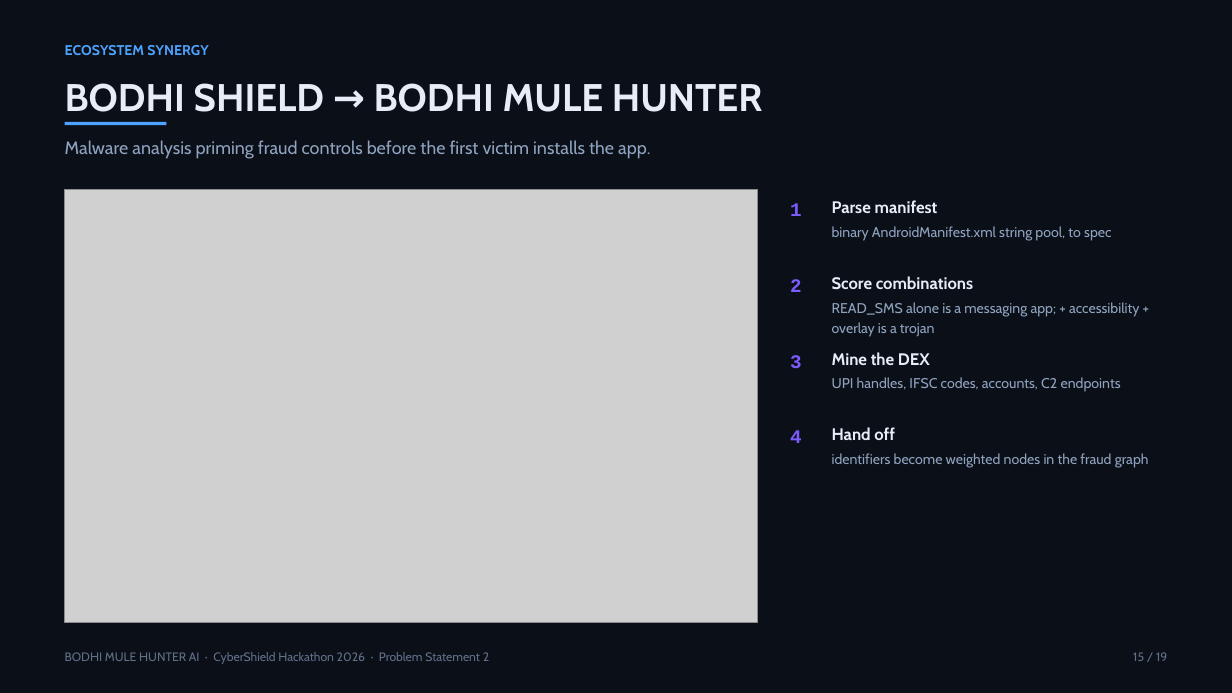
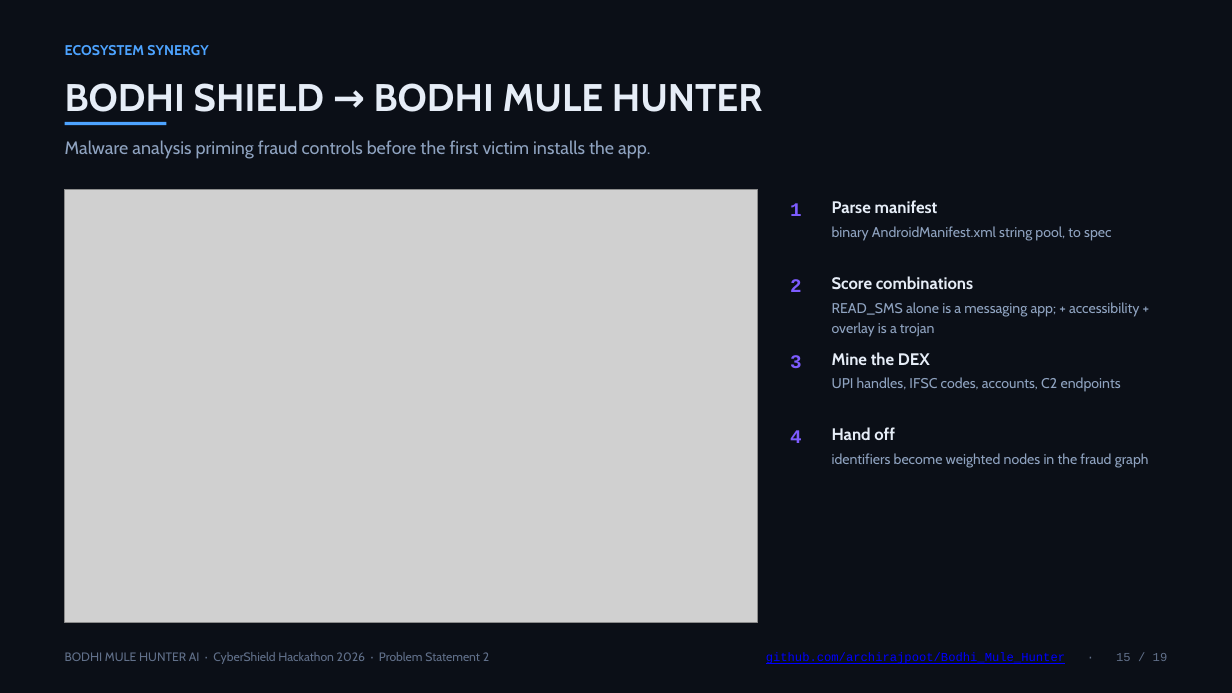
Before and after one commit to deepakvish001/BOI-Hackathon-Prototype-, a slide deck: slide 15 of docs/BODHI_Mule_Hunter_Deck.pptx. Drawn at 1232x693 pixels with LibreOffice and Linux fonts; fonts in the diff are those of the drawing; grey boxes stand for pictures. Boxes give left, top, right and bottom in pixels: in the first picture for what was removed or moved away, otherwise in the second. Text is boxed around its words. In the diff, an @@ line names an element or a change of style, - is before the commit and + after.

```diff
--- a/docs/BODHI_Mule_Hunter_Deck.pptx
+++ b/docs/BODHI_Mule_Hunter_Deck.pptx
@@ text at bbox=[766, 652, 1168, 664]: text changed; font Cabin to Courier New; text colour #61708A to #0000FF @@
-15 / 19
+github.com/archirajpoot/Bodhi_Mule_Hunter · 15 / 19
```
Also in this commit, not shown: 18 other slides changed, 7 other files.
